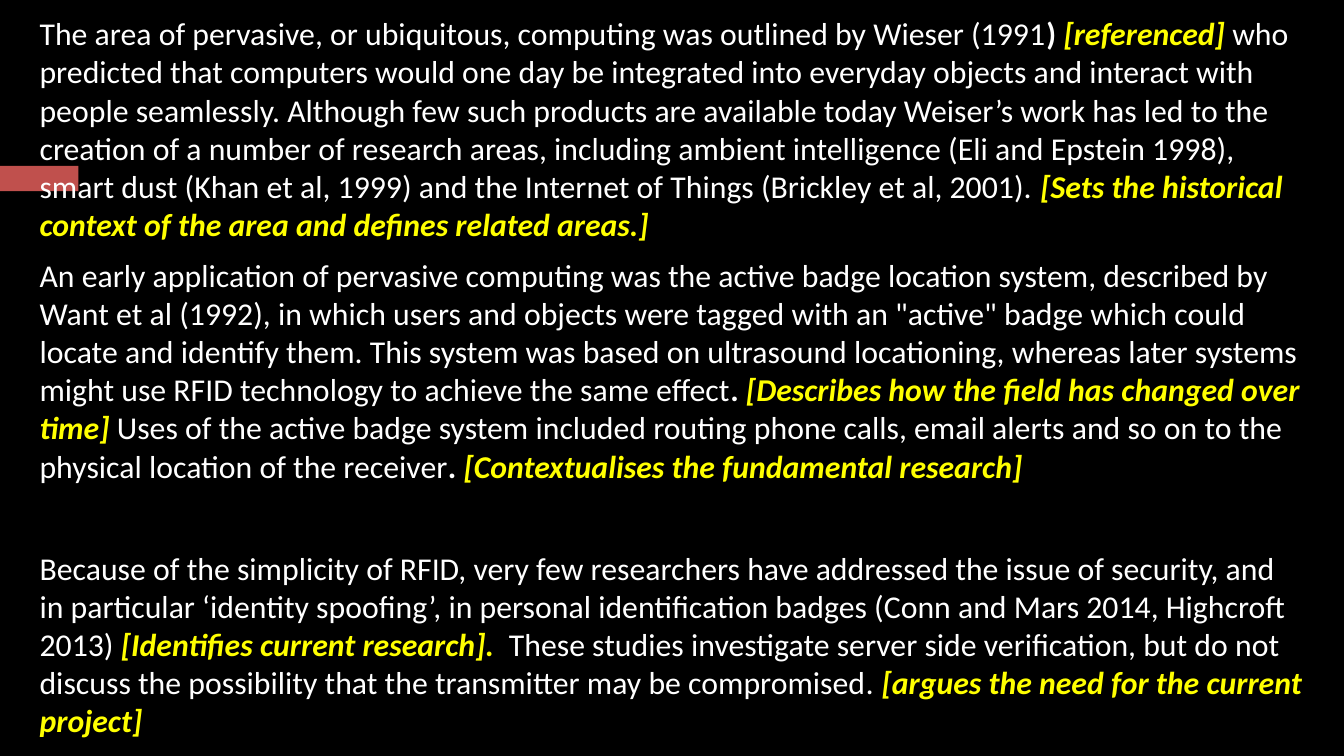
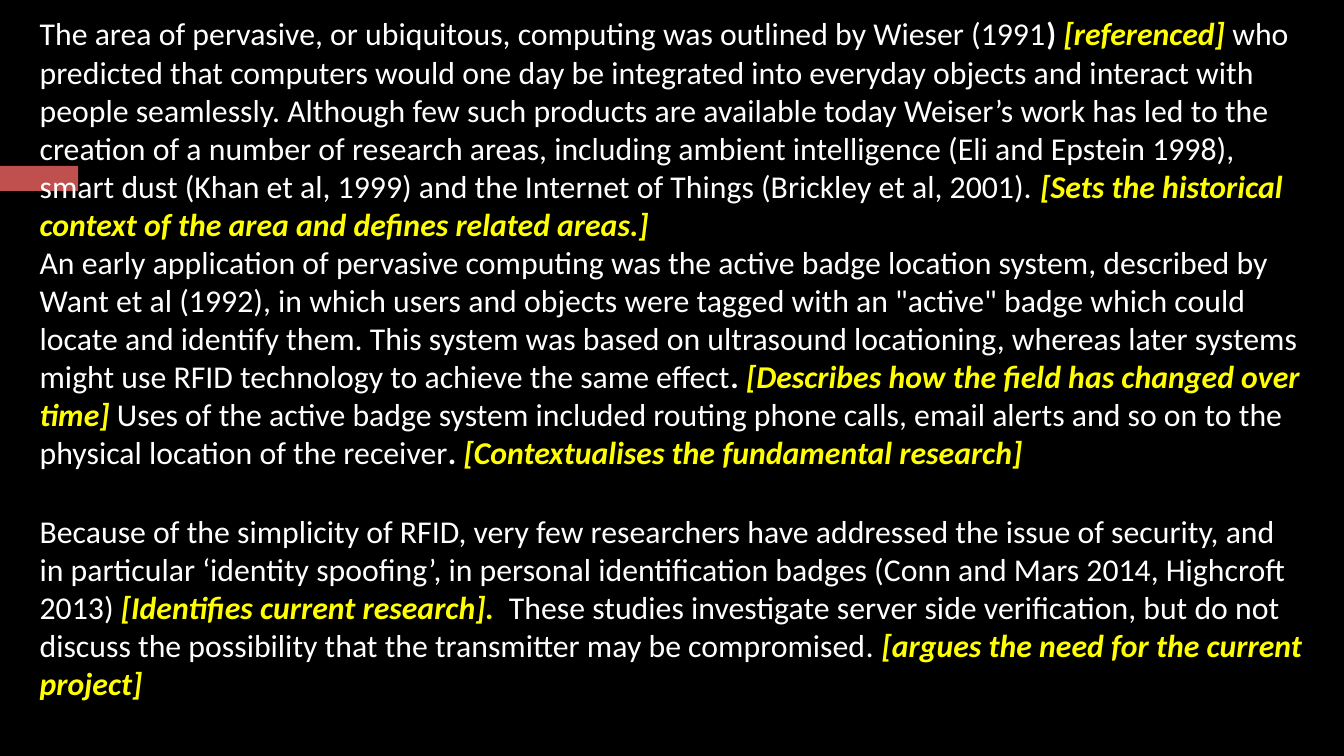
Before and after one commit to dscroft/shape, a slide deck: slide 10 of 300303COM/Literature Reviews.pptx (slide 12 before the commit). Drawn at 1344x756 pixels with LibreOffice and Linux fonts; fonts in the diff are those of the drawing. Boxes give left, top, right and bottom in pixels: in the first picture for what was removed or moved away, otherwise in the second. Text is boxed around its words. In the diff, an @@ line names an element or a change of style, - is before the commit and + after.

```diff
--- a/300303COM/Literature Reviews.pptx
+++ b/300303COM/Literature Reviews.pptx
@@ text at (40, 21, 1288, 241): less space between paragraphs @@
@@ text at (40, 252, 1302, 701): text changed @@
-An early application of pervasive computing was the active badge location system, described by Want et al (1992), in which users and objects were tagged with an "active" badge which could locate and identify them. This system was based on ultrasound locationing, whereas later systems might use RFID technology to achieve the same effect. [Describes how the field has changed over time] Uses of the active badge system included routing phone calls, email alerts and so on to the physical location of the receiver. [Contextualises the fundamental research]
-Because of the simplicity of RFID, very few researchers have addressed the issue of security, and in particular ‘identity spoofing’, in personal identification badges (Conn and Mars 2014, Highcroft 2013) [Identifies current research]. These studies investigate server side verification, but do not discuss the possibility that the transmitter may be compromised. [argues the need for the current project]
+An early application of pervasive computing was the active badge location system, described by Want et al (1992), in which users and objects were tagged with an "active" badge which could locate and identify them. This system was based on ultrasound locationing, whereas later systems might use RFID technology to achieve the same effect. [Describes how the field has changed over time] Uses of the active badge system included routing phone calls, email alerts and so on to the physical location of the receiver. [Contextualises the fundamental research]
+Because of the simplicity of RFID, very few researchers have addressed the issue of security, and in particular ‘identity spoofing’, in personal identification badges (Conn and Mars 2014, Highcroft 2013) [Identifies current research]. These studies investigate server side verification, but do not discuss the possibility that the transmitter may be compromised. [argues the need for the current project]
```
Also in this commit, not shown: 9 other slides changed, 2 slides removed, 2 other files.
